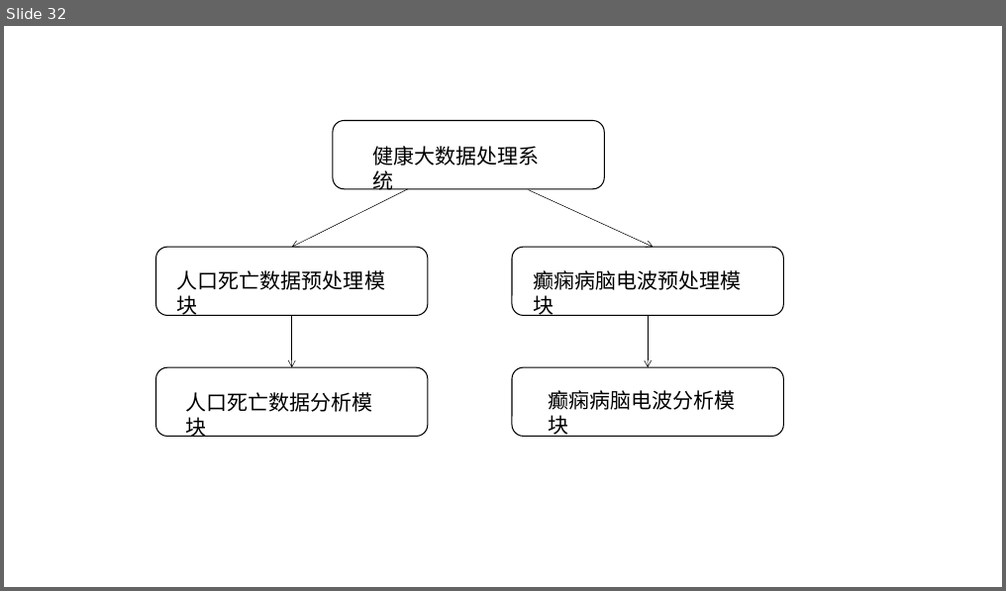
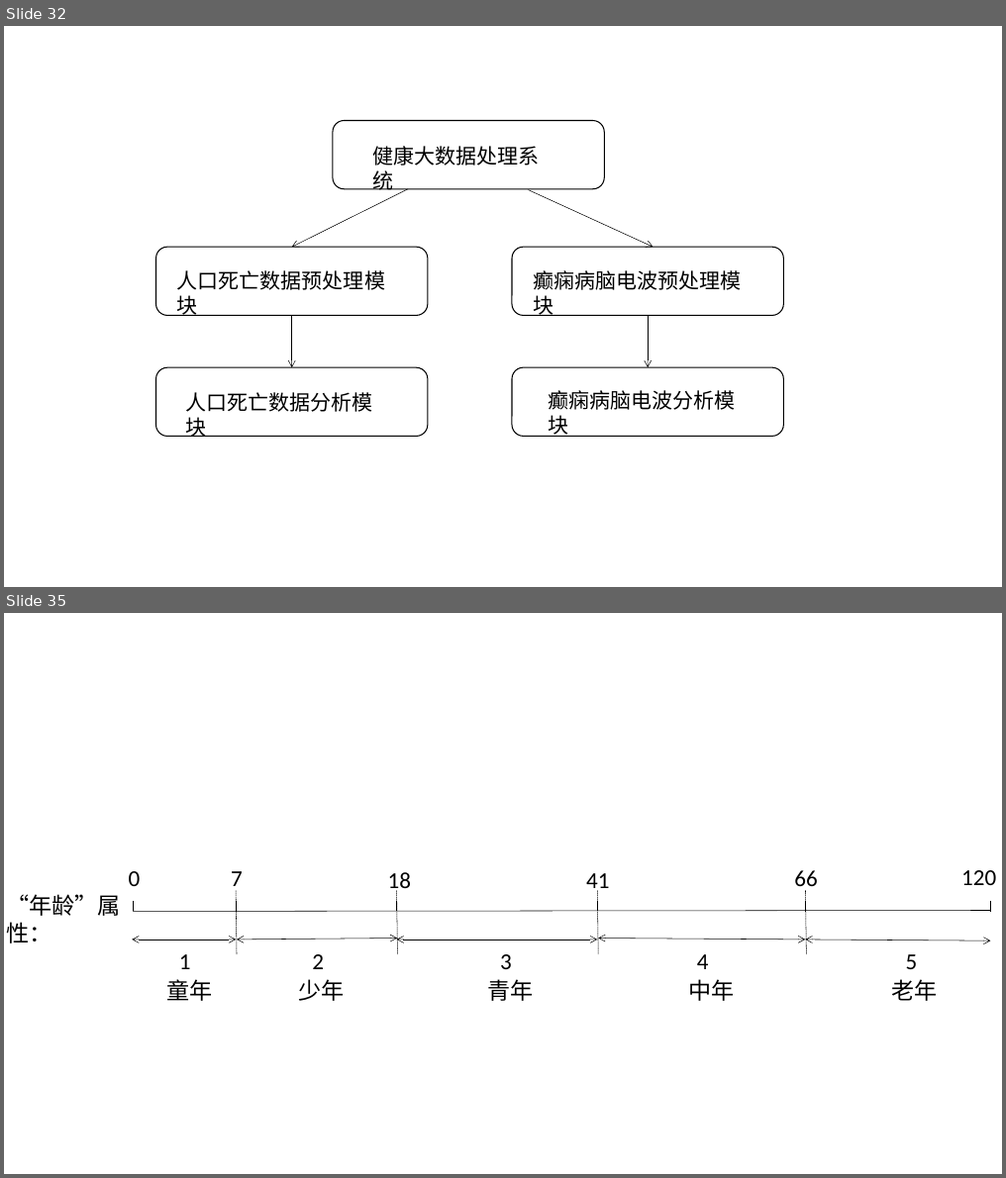
Before and after one commit to shinne/graduation, a slide deck: 毕设论文相关/我的相关/ppt/allPPT.pptx. Shown one above the other, each under a label of ours: slide 32 before the commit, slides 32 and 35 after it; the slides between them are not shown. The pictures are 1006x591 and 1006x1178 pixels, drawn with LibreOffice and Linux fonts; fonts in the diff are those of the drawing. Boxes give left, top, right and bottom in pixels: in the first picture for what was removed or moved away, otherwise in the second. Text is boxed around its words. In the diff, an @@ line names an element or a change of style, - is before the commit and + after.

```diff
--- a/毕设论文相关/我的相关/ppt/allPPT.pptx
+++ b/毕设论文相关/我的相关/ppt/allPPT.pptx
@@ slide 35 added at [4, 613, 1002, 1174], background #FFFFFF @@
@@ text added at [129, 871, 141, 886], 22 pt, text #000000 @@
+0
@@ text added at [961, 870, 996, 885], 22 pt, text #000000 @@
+120
@@ text added at [7, 894, 121, 944], 22 pt, text #000000 @@
+“年龄”属性：
@@ group added at [132, 870, 991, 1001]: 14 texts, 11 lines, 5 double arrows @@
+7
+18
+41
+66
+1
+2
+3
+4
+5
+童年
+少年
+青年
+中年
+老年
```
Also in this commit, not shown: 1 slide changed, 1 other slide added, 8 other files.
